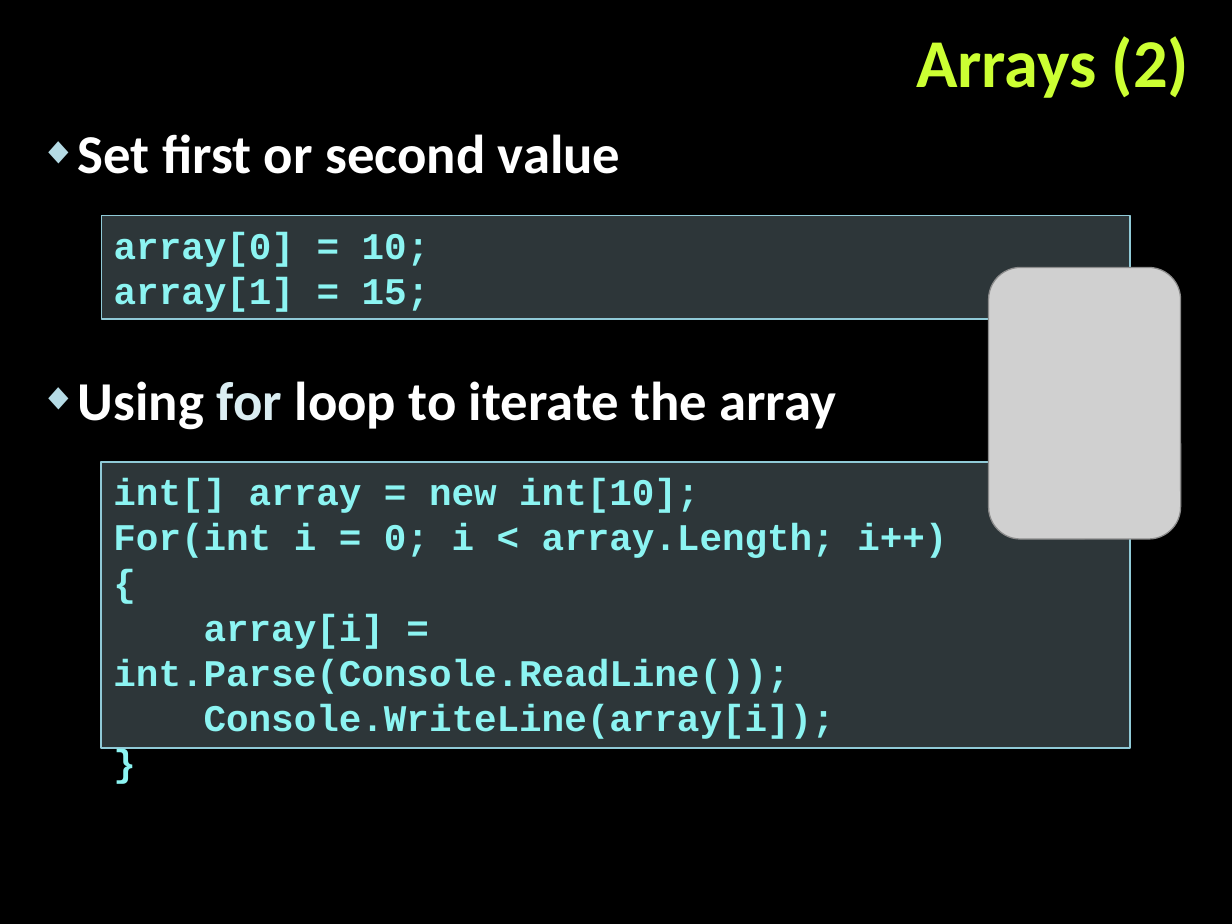
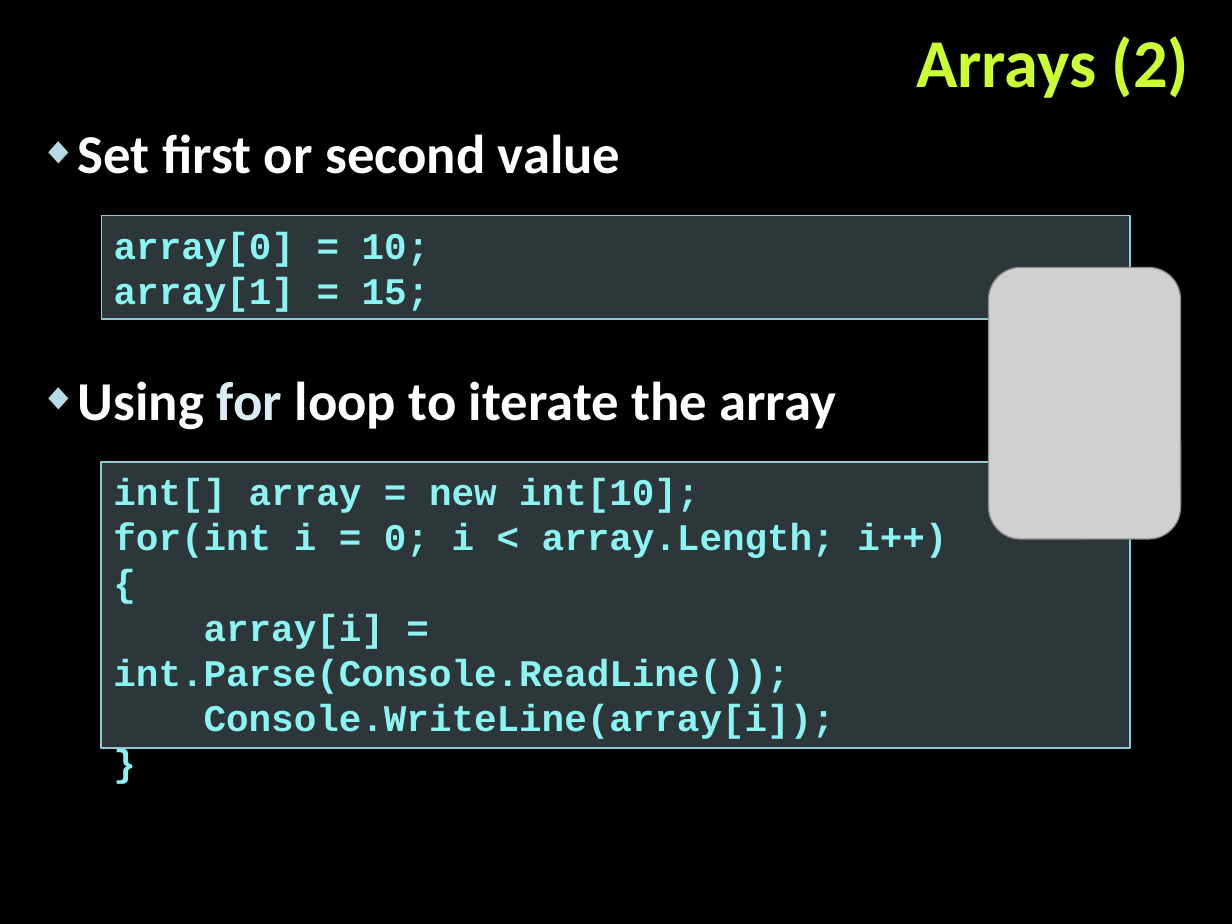
Before and after one commit to petyakostova/Telerik-Academy, a slide deck: slide 34 of C#/_Demos C# 1/7. Summary/CSharp-Part-1-Summary.pptx. Drawn at 1232x924 pixels with LibreOffice and Linux fonts; fonts in the diff are those of the drawing; grey boxes stand for pictures; background and template pictures are left out. Boxes give left, top, right and bottom in pixels: in the first picture for what was removed or moved away, otherwise in the second. Text is boxed around its words. In the diff, an @@ line names an element or a change of style, - is before the commit and + after.

```diff
--- a/C#/_Demos C# 1/7. Summary/CSharp-Part-1-Summary.pptx
+++ b/C#/_Demos C# 1/7. Summary/CSharp-Part-1-Summary.pptx
@@ text in rectangle at [113, 524, 947, 558]: text changed @@
-For(int i = 0; i < array.Length; i++)
+for(int i = 0; i < array.Length; i++)
```
Also in this commit, not shown: 2 other slides changed.
